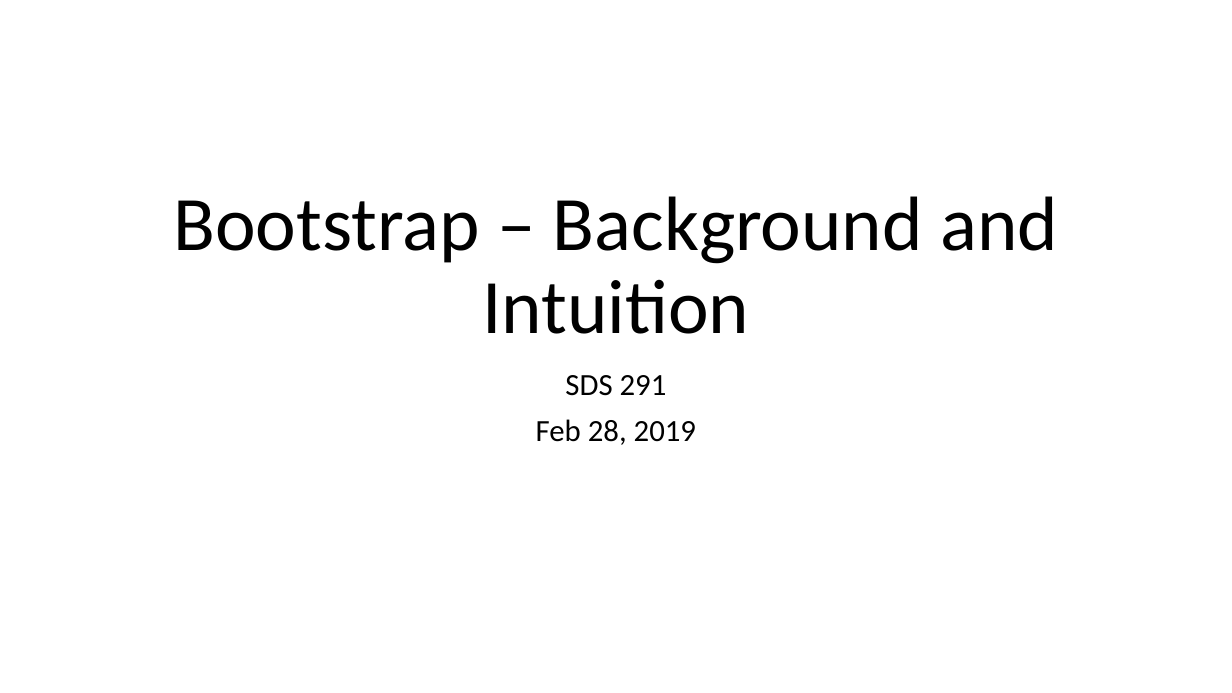
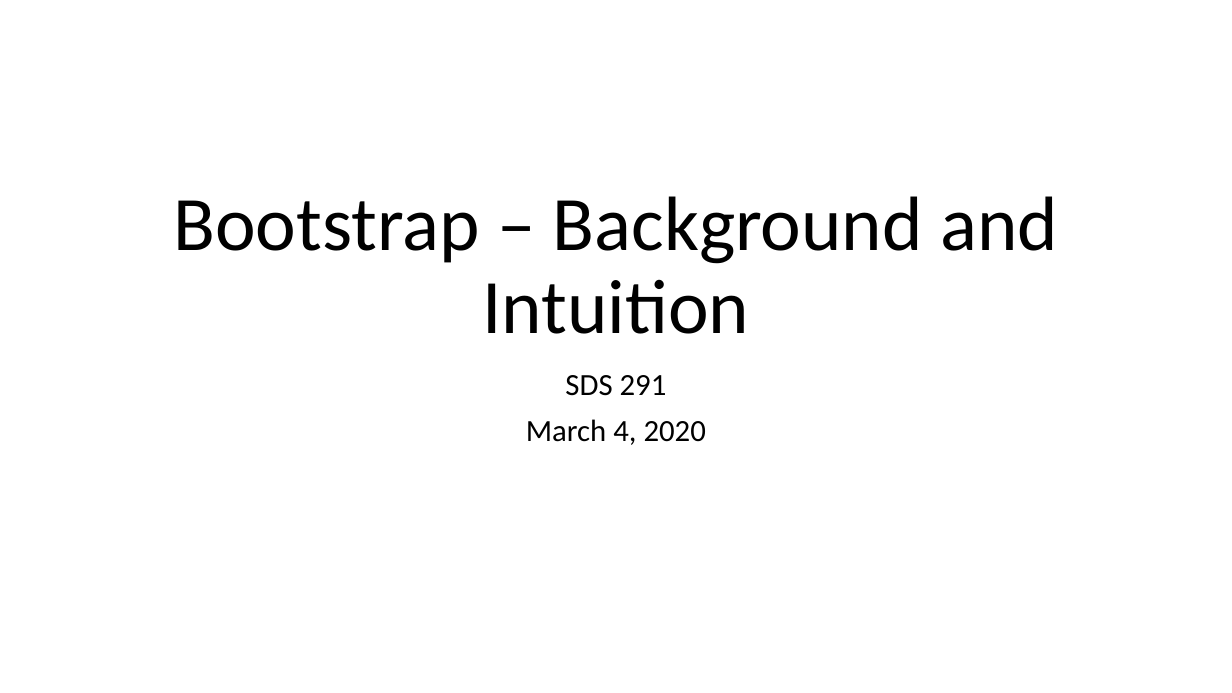
Before and after one commit to bcapistrant/sds291_site, a slide deck: slide 1 of public/12/Day12_Lecture_Bootstrap-Intuition.pptx. Drawn at 1232x693 pixels with LibreOffice and Linux fonts; fonts in the diff are those of the drawing. Boxes give left, top, right and bottom in pixels: in the first picture for what was removed or moved away, otherwise in the second. Text is boxed around its words. In the diff, an @@ line names an element or a change of style, - is before the commit and + after.

Commit message:
Updating Class 12 Bootstrap Info

```diff
--- a/public/12/Day12_Lecture_Bootstrap-Intuition.pptx
+++ b/public/12/Day12_Lecture_Bootstrap-Intuition.pptx
@@ subtitle at [526,419,706,445]: text changed @@
-Feb 28, 2019
+March 4, 2020
```
Also in this commit, not shown: 10 other files.
